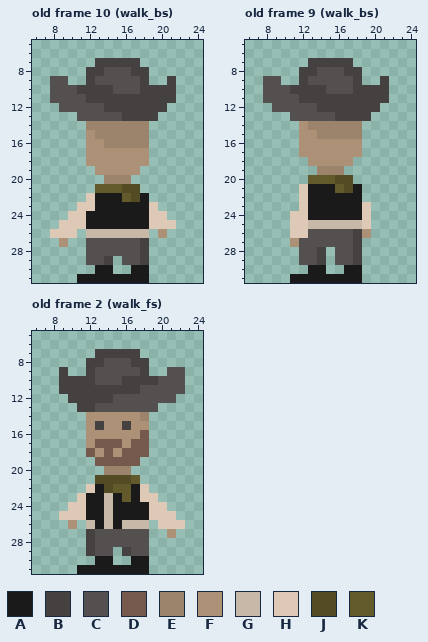
File history of a pixel-art file, COP4053/Assets/Art/Aesprites/Enemy/enemy.aseprite. This is how it looked before the edit.
32x32 pixels, 49 frames. Shown: old frame 10 (walk_bs): x 6..24, y 5..31; old frame 9 (walk_bs): x 6..24, y 5..31; old frame 2 (walk_fs): x 6..24, y 5..31. The commit also changed other frames, which this record leaves out.
Visible layers, top first: "Layer 2", "Layer 1".
Palette (. is transparent): A #1a1a1a  B #454141  C #545050  D #75594c  E #9c836b  F #ac9176  G #c8b8a8  H #ddc9b6  J #524b24  K #635a2c
Pixels before, old frame 10 (walk_bs), first column x 8:
 7 .....BBBBB....
 8 ....BBCCCBB...
 9 CC..BCCCCCB..B
10 CCCBBBBCCCBBBB
11 CCCCBBBBBBBBBB
12 .CCCCCBBBBBBB.
13 ...CCCCCBBBB..
14 ....EEEEEEE...
15 ....FEEEEEE...
16 ....FFEEEEE...
17 ....FFFFFFF...
18 ....FFFFFFF...
19 .....FFFFF....
20 ......EEE.....
21 .....KKKJJ....
22 ....HAAAKJA...
23 ...HHAAAAAAH..
24 ..HHAAAAAAAHH.
25 .HHHAAAAAAAHHH
26 HHH.GGGGGGG.F.
27 .F..CCCCCCB...
28 ....CCCCCCB...
29 ....CCB.CCB...
30 .....AA..AA...
31 ...AAAAAAAA...
Pixels before, old frame 9 (walk_bs), first column x 8:
 7 .....BBBBB....
 8 ....BBCCCBB...
 9 CC..BCCCCCB..B
10 CCCBBBBCCCBBBB
11 CCCCBBBBBBBBBB
12 .CCCCCBBBBBBB.
13 ...CCCCCBBBB..
14 ....FEEEEEE...
15 ....FFEEEEE...
16 ....FFFFFFF...
17 ....FFFFFFF...
18 .....FFFFF....
19 ......EEE.....
20 .....KKKJJ....
21 ....HAAAKJA...
22 ....HAAAAAA...
23 ....HAAAAAAH..
24 ...HHAAAAAAH..
25 ...HHGGGGGGH..
26 ...HHCCCCCBF..
27 ...FCCCCCCB...
28 ....CCB.CCB...
29 ....CCB.CCB...
30 .....AA..AA...
31 ...AAAAAAAA...
Pixels before, old frame 2 (walk_fs), first column x 9:
 7 ....BBBBB.....
 8 ...BBCCCBB....
 9 B..BCCCCCB..CC
10 BBBBCCCBBBBCCC
11 BBBBBBBBBCCCCC
12 .BBBBBCCCCCCC.
13 ..BBCCCCCCC...
14 ...FFFFFFE....
15 ...FBFFBFF....
16 ...FFFFFFD....
17 ...FDDDFDD....
18 ...DFDFDDD....
19 ....DDDDD.....
20 .....EEE......
21 ....JJJJK.....
22 ...HAJKKAH....
23 ..HAAGAKAHH...
24 .HHAAGAAAAHH..
25 HHHAAGAAAAHHH.
26 .F.GAGAGGG.HHH
27 ...BCCCCCC..F.
28 ...BCCCCCC....
29 ...BCC.BCC....
30 ....AA..AA....
31 ..AAAAAAAA....
After the commit:
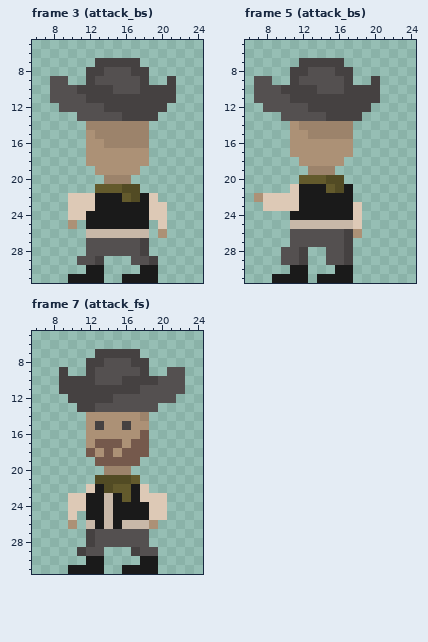
A new or re-ordered frame is compared with the old frame closest to it.
Changes in this commit:
frames 49 -> 59
Frame 3 (attack_bs) is new; against old frame 10 (walk_bs), layer "Layer 1":
y 22: x 10..11 .. -> HH; x 19 . -> H
y 23: x 10 . -> H; x 20 . -> H
y 25: x 9..11 HHH -> .F.; x 19 H -> .; x 21 H -> .
y 26: x 8..10 HHH -> ...
y 27: x 9 F -> .
y 29: x 11 . -> C; x 13..14 CB -> B.; x 16 C -> .; x 18..19 B. -> CB
y 30: x 12 . -> A; x 14 A -> .; x 17 A -> .; x 19 . -> A
y 31: x 10 . -> A; x 14..15 AA -> ..; x 19 . -> A
Frame 5 (attack_bs) is new; against old frame 9 (walk_bs), layers "Layer 2", "Layer 1":
y 7: x 12 . -> B; x 17 B -> .
y 8: x 11 . -> B; x 13 B -> C; x 16 C -> B; x 18 B -> .
y 9: x 7 . -> C; x 9 C -> .; x 11..12 .B -> BC; x 17..18 CB -> B.; x 20..21 .B -> B.
y 10: x 7 . -> C; x 10 C -> B; x 14 B -> C; x 17 C -> B; x 21 B -> .
y 11: x 7 . -> C; x 11 C -> B; x 21 B -> .
y 12: x 8 . -> C; x 13 C -> B; x 20 B -> .
y 13: x 10 . -> C; x 15 C -> B; x 19 B -> .
y 14: x 11..12 .F -> FE; x 18 E -> .
y 15: x 11 . -> F; x 13 F -> E; x 18 E -> .
y 16..17: x 11 . -> F; x 18 F -> .
y 18: x 12 . -> F; x 17 F -> .
y 19: x 13 . -> E; x 16 E -> .
y 20: x 12 . -> K; x 15 K -> J; x 17 J -> .
y 21: x 11..12 .H -> HA; x 15..18 AKJA -> KJA.
y 22: x 7..12 .....H -> FHHHHA; x 18 A -> .
y 23: x 8..12 ....H -> HHHHA; x 18..19 AH -> H.
y 24: x 11..12 HH -> AA; x 18..19 AH -> H.
y 25: x 11..12 HH -> GG; x 18..19 GH -> H.
y 26: x 11..12 HH -> CC; x 17..19 CBF -> BF.
y 27: x 11 F -> C; x 17..18 CB -> B.
y 28..29: x 10..15 ..CCB. -> CCB..C; x 17..18 CB -> B.
y 30: x 11..14 ..AA -> AA..; x 16 . -> A; x 18 A -> .
y 31: x 9..10 .. -> AA; x 13 A -> .; x 18 A -> .
Frame 7 (attack_fs) is new; against old frame 2 (walk_fs), layer "Layer 1":
y 23: x 10 . -> H; x 20 . -> H
y 25: x 9 H -> .; x 11 H -> .; x 21 H -> .
y 26: x 19..22 .HHH -> F...
y 27: x 21 F -> .
y 29: x 11..12 .B -> BC; x 14 C -> .; x 16..17 BC -> .B; x 19 . -> C
y 30: x 12 . -> A; x 14 A -> .; x 17 A -> .; x 19 . -> A
y 31: x 10 . -> A; x 14..15 AA -> ..; x 19 . -> A
Pixel boxes of the changes (left, top, right, bottom) in both pictures:
changed: (50, 193, 176, 283)
changed: (254, 58, 389, 283)
changed: (59, 493, 185, 574)
